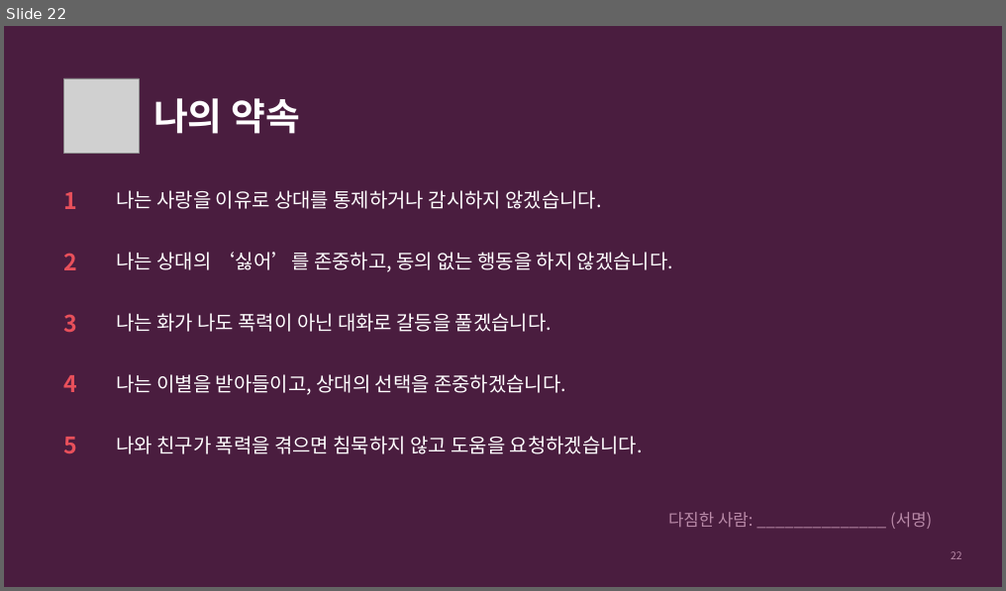
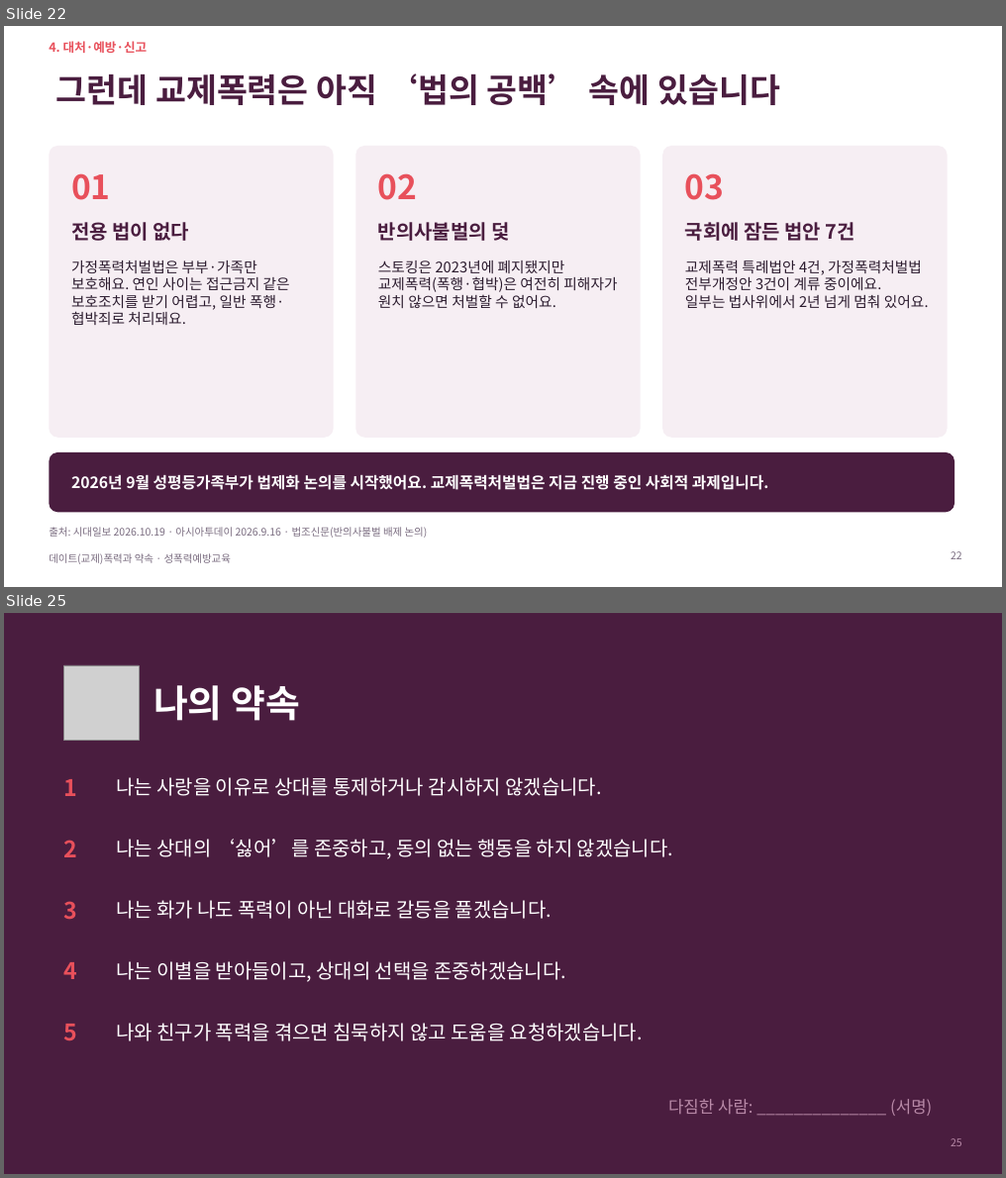
Before and after one commit to ash1234a/security-research-learning, a slide deck: 데이트폭력과_약속.pptx. Shown one above the other, each under a label of ours: slide 22 before the commit, slides 22 and 25 after it; the slides between them are not shown. The pictures are 1006x591 and 1006x1178 pixels, drawn with LibreOffice and Linux fonts; fonts in the diff are those of the drawing; grey boxes stand for pictures. Boxes give left, top, right and bottom in pixels: in the first picture for what was removed or moved away, otherwise in the second. Text is boxed around its words. In the diff, an @@ line names an element or a change of style, - is before the commit and + after.

```diff
--- a/데이트폭력과_약속.pptx
+++ b/데이트폭력과_약속.pptx
@@ slide 22 added at bbox=[4, 26, 1002, 587], background #FFFFFF @@
@@ text added at bbox=[49, 41, 147, 53], 12 pt, text #E8505B, bold @@
+4. 대처·예방·신고
@@ title added at bbox=[56, 74, 780, 105], 32 pt, text #4A1D3F, bold @@
+그런데 교제폭력은 아직 ‘법의 공백’ 속에 있습니다
@@ rounded rectangle added at bbox=[49, 146, 334, 438], fill #F6EEF3 @@
@@ text added at bbox=[71, 174, 111, 200], 32 pt, text #E8505B, bold @@
+01
@@ rounded rectangle added at bbox=[355, 146, 641, 438], fill #F6EEF3 @@
@@ text added at bbox=[378, 174, 418, 200], 32 pt, text #E8505B, bold @@
+02
@@ rounded rectangle added at bbox=[662, 146, 947, 438], fill #F6EEF3 @@
@@ text added at bbox=[685, 174, 725, 200], 32 pt, text #E8505B, bold @@
+03
@@ text added at bbox=[71, 222, 189, 241], 19 pt, text #4A1D3F, bold @@
+전용 법이 없다
@@ text added at bbox=[378, 222, 509, 241], 19 pt, text #4A1D3F, bold @@
+반의사불벌의 덫
@@ text added at bbox=[685, 222, 855, 241], 19 pt, text #4A1D3F, bold @@
+국회에 잠든 법안 7건
@@ text added at bbox=[71, 261, 290, 325], 14 pt, text #2B1B2E @@
+가정폭력처벌법은 부부·가족만 보호해요. 연인 사이는 접근금지 같은 보호조치를 받기 어렵고, 일반 폭행·협박죄로 처리돼요.
@@ text added at bbox=[378, 261, 617, 308], 14 pt, text #2B1B2E @@
+스토킹은 2023년에 폐지됐지만 교제폭력(폭행·협박)은 여전히 피해자가 원치 않으면 처벌할 수 없어요.
@@ text added at bbox=[685, 261, 929, 308], 14 pt, text #2B1B2E @@
+교제폭력 특례법안 4건, 가정폭력처벌법 전부개정안 3건이 계류 중이에요. 일부는 법사위에서 2년 넘게 멈춰 있어요.
@@ rounded rectangle added at bbox=[49, 453, 954, 513], fill #4A1D3F @@
@@ text added at bbox=[71, 474, 769, 490], 15 pt, text #FFFFFF, bold @@
+2026년 9월 성평등가족부가 법제화 논의를 시작했어요. 교제폭력처벌법은 지금 진행 중인 사회적 과제입니다.
@@ text added at bbox=[49, 527, 428, 538], 10 pt, text #7A6C80 @@
+출처: 시대일보 2026.10.19 · 아시아투데이 2026.9.16 · 법조신문(반의사불벌 배제 논의)
@@ text added at bbox=[49, 554, 231, 565], 10 pt, text #7A6C80 @@
+데이트(교제)폭력과 약속 · 성폭력예방교육
@@ page number added at bbox=[950, 552, 962, 560], 10 pt, text #7A6C80 @@
+22
@@ what was slide 22 is now slide 25 @@
@@ page number at bbox=[950, 1139, 962, 1147]: text changed @@
-22
+25
```
Also in this commit, not shown: 18 slides changed, 8 other slides added, 8 slides removed.
